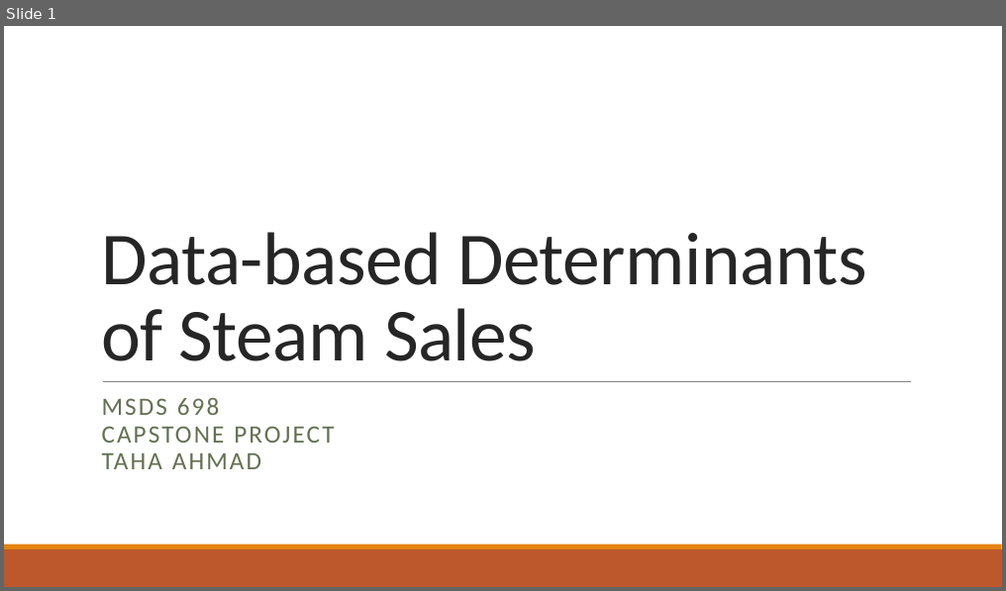
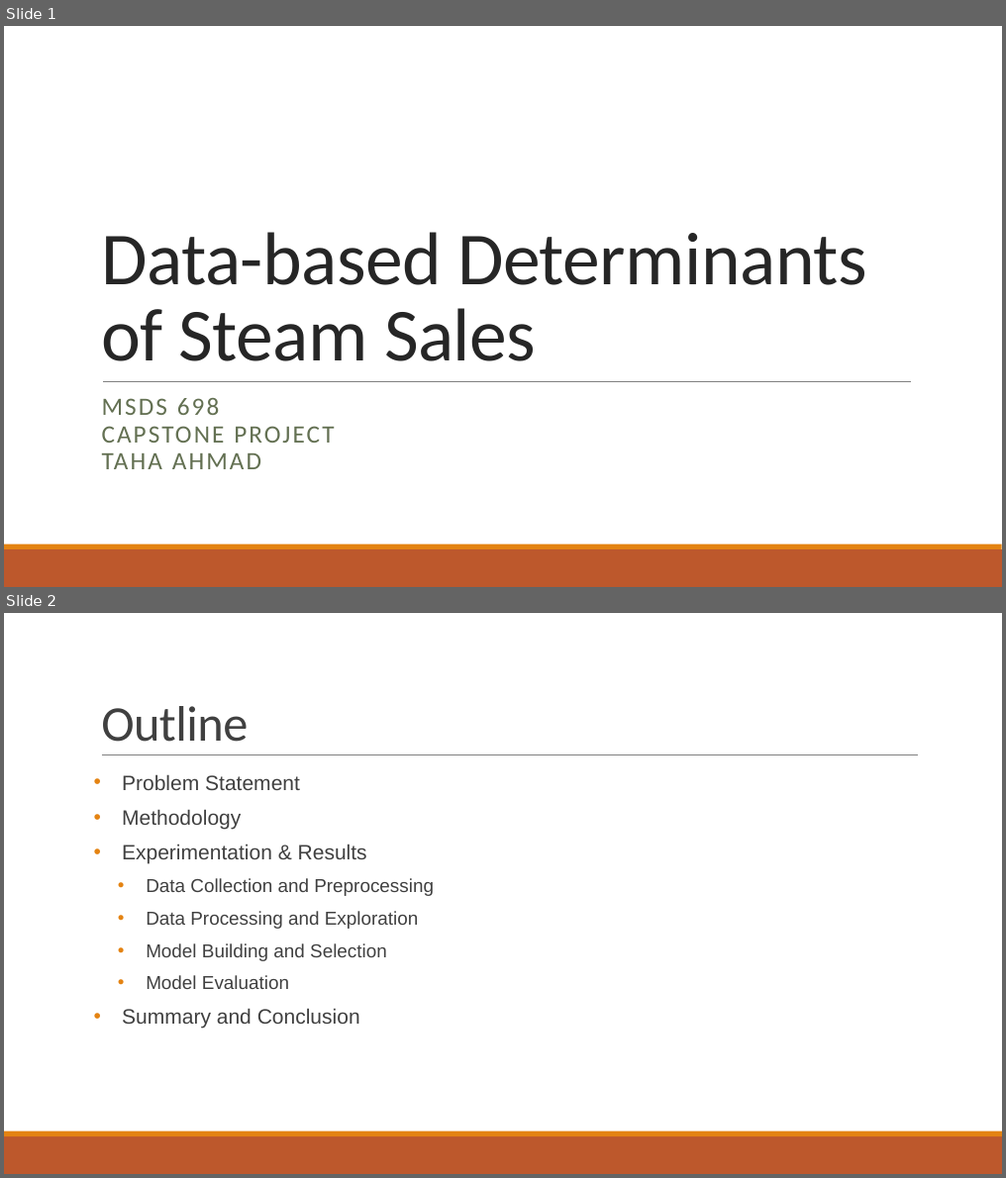
Before and after one commit to abnormalPotassium/SteamSalesModeling, a slide deck: Ahmad_698Capstone_SteamSales.pptx. Shown one above the other, each under a label of ours: slide 1 before the commit, slides 1 and 2 after it. The pictures are 1006x591 and 1006x1178 pixels, drawn with LibreOffice and Linux fonts; fonts in the diff are those of the drawing. Boxes give left, top, right and bottom in pixels: in the first picture for what was removed or moved away, otherwise in the second. Text is boxed around its words. In the diff, an @@ line names an element or a change of style, - is before the commit and + after.

```diff
--- a/Ahmad_698Capstone_SteamSales.pptx
+++ b/Ahmad_698Capstone_SteamSales.pptx
@@ slide 2 added at (4,613,1002,1174), background #FFFFFF; not listed: 2 template elements that a slide beside it also shows @@
@@ title added at (101,706,248,742), 48 pt, text #404040 @@
+Outline
@@ line added from (102, 756) to (918, 756), #808080 0.5 pt @@
@@ text added at (122,774,434,1029), 18 pt, text #404040 @@
+• Problem Statement
+• Methodology
+• Experimentation & Results
+  • Data Collection and Preprocessing
+  • Data Processing and Exploration
+  • Model Building and Selection
+  • Model Evaluation
+• Summary and Conclusion
```
Also in this commit, not shown: 16 other slides added, 2 other files.
